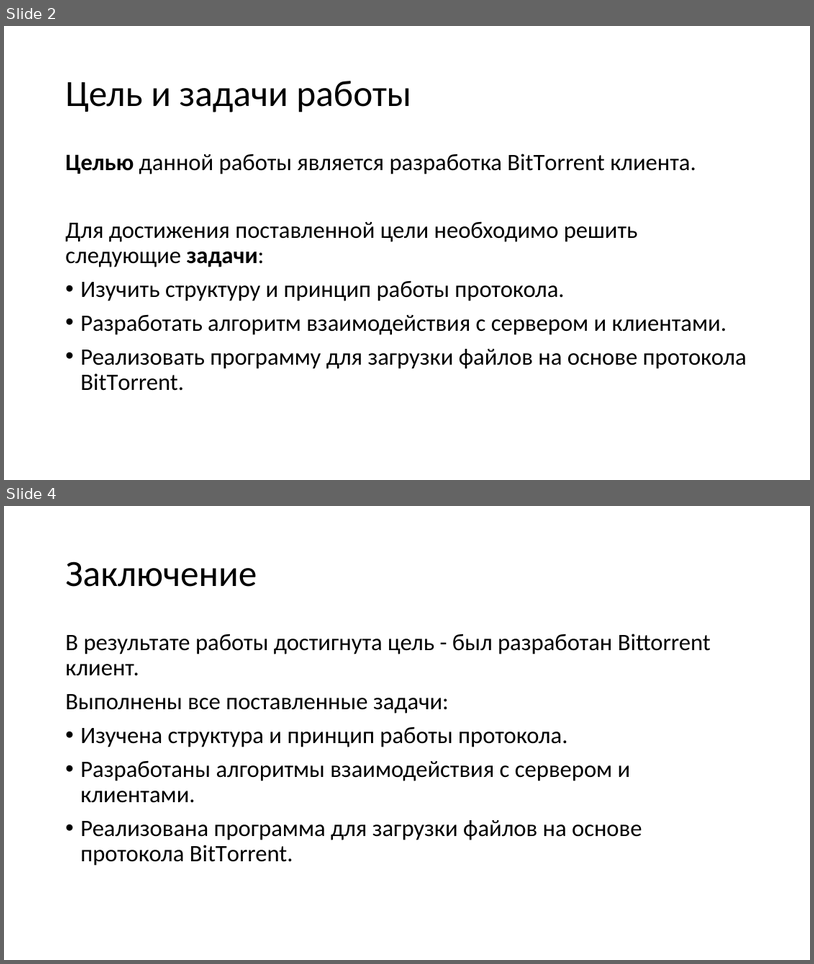
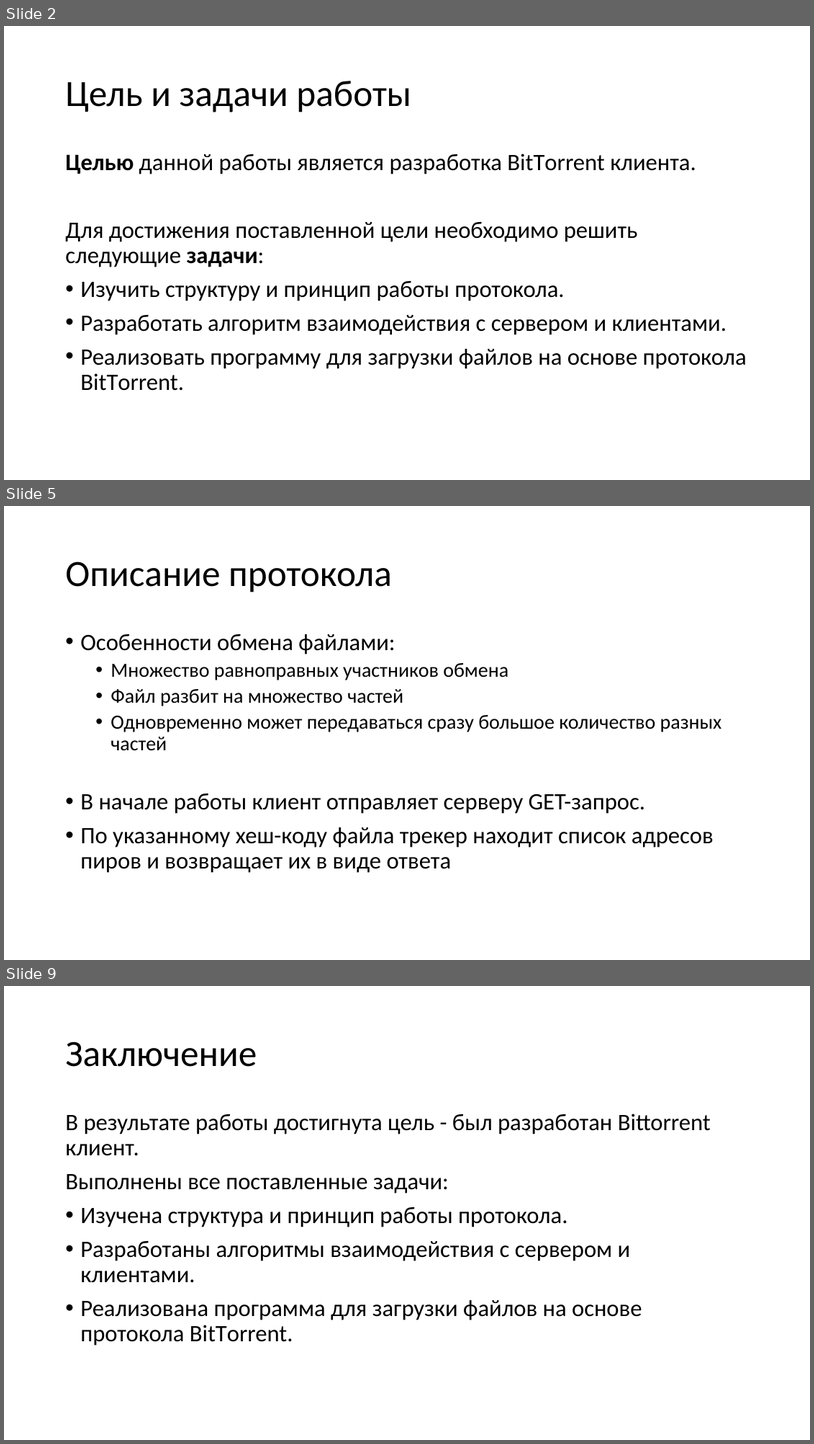
Before and after one commit to Bryanskaya/CourseNetworks, a slide deck: docs/presentation.pptx. Shown one above the other, each under a label of ours: slides 2 and 4 before the commit, slides 2, 5 and 9 after it; the slides between them are not shown. The pictures are 814x964 and 814x1444 pixels, drawn with LibreOffice and Linux fonts; fonts in the diff are those of the drawing. Boxes give left, top, right and bottom in pixels: in the first picture for what was removed or moved away, otherwise in the second. Text is boxed around its words. In the diff, an @@ line names an element or a change of style, - is before the commit and + after.

```diff
--- a/docs/presentation.pptx
+++ b/docs/presentation.pptx
@@ slide 5 added at box(4, 506, 810, 960), background #FFFFFF @@
@@ title added at box(65, 561, 392, 592), 44 pt, text #000000 @@
+Описание протокола
@@ text added at box(80, 633, 723, 872), 28 pt, text #000000 @@
+• Особенности обмена файлами:
+  • Множество равноправных участников обмена
+  • Файл разбит на множество частей
+  • Одновременно может передаваться сразу большое количество разных частей
+• В начале работы клиент отправляет серверу GET-запрос.
+• По указанному хеш-коду файла трекер находит список адресов пиров и возвращает их в виде ответа
@@ what was slide 4 is now slide 9 @@
```
Also in this commit, not shown: 1 slide changed, 4 other slides added, 8 other files.
